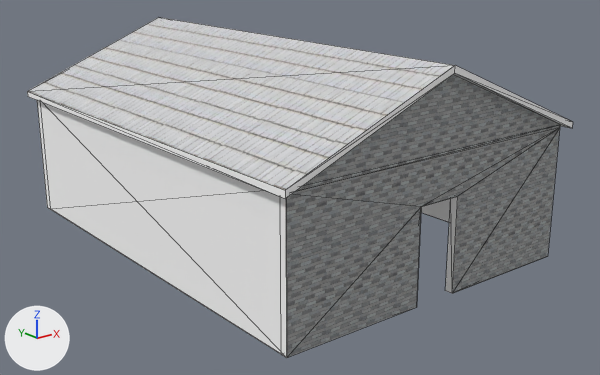
Renders of the COLLADA model models/housetest.dae from each side of a commit.
Before and after are seen from a 50 mm camera at (-5.63, -10.97, 8.33) aimed at (8.21, 6.33, 1.41). Lighting does not change. The marker at lower left points along +X, +Y and +Z. Mesh edges are drawn as thin lines. Where no turn or scale is listed for an object, it has been applied to the vertices. Vertices at the same position are counted once.

The first picture shows 'SketchUp', 'group_0'.
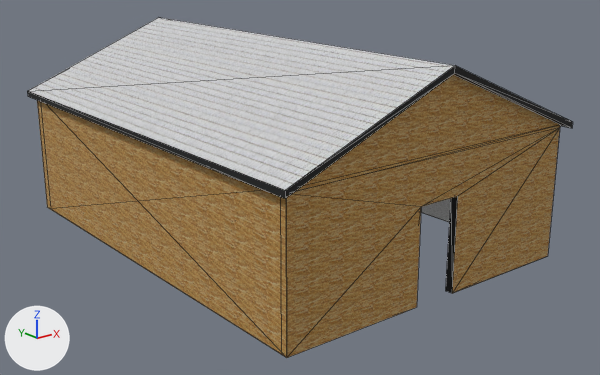
Pixel boxes [x1, y1, x2, y2] of what changed, in the pictures (600 x 375 px):
```json
{"object": "group_0", "change": "recoloured", "before": [286, 75, 560, 358], "after": [286, 75, 560, 358], "on screen": "grey to brown"}
{"part": 1, "of": "me_sketchup", "change": "cut back", "before": [37, 100, 287, 358], "after": [37, 100, 287, 358]}
{"part": 2, "of": "me_sketchup", "change": "surface changed", "before": [28, 18, 455, 190], "after": [28, 18, 455, 190], "on screen": "white to grey"}
{"part": 3, "of": "me_sketchup", "change": "recoloured", "before": [27, 65, 573, 293], "after": [27, 65, 573, 293], "on screen": "grey to black"}
{"part": 4, "of": "me_sketchup", "change": "recoloured", "before": [421, 198, 451, 222], "after": [421, 198, 451, 222]}
```

Scene script edits in JSON lines:
```json
{"op": "add", "block": "img_brick2_jpg", "code": ["img_brick2_jpg = load_image('brick2.jpg', 'housetest/brick2.jpg', 512, 256, 'sRGB')"]}
{"op": "add", "block": "img_black_jpg", "code": ["img_black_jpg = load_image('black.jpg', 'housetest/black.jpg', 512, 256, 'sRGB')"]}
{"op": "add", "block": "img_wall_jpg", "code": ["img_wall_jpg = load_image('wall.jpg', 'housetest/wall.jpg', 256, 512, 'sRGB')"]}
{"op": "add", "block": "mat_brick2", "code": ["mat_brick2 = principled_material('brick2')", "mat_brick2.texture = img_brick2_jpg", "mat_brick2.roughness = 0.9"]}
{"op": "add", "block": "mat_black", "code": ["mat_black = principled_material('black')", "mat_black.texture = img_black_jpg", "mat_black.roughness = 0.9"]}
{"op": "add", "block": "mat_wall", "code": ["mat_wall = principled_material('wall')", "mat_wall.texture = img_wall_jpg", "mat_wall.roughness = 0.9"]}
{"block": "me_sketchup", "where": "# used by ob_sketchup; location = (0.0, 0.0, 0.0)"}
{"op": "remove", "block": "me_sketchup", "code": "me_sketchup.from_pydata(...)  # 44 vertices, 75 faces; spans x 3.4..12.54, y 0.76..13.38, z 0.0..5.54"}
{"op": "add", "block": "me_sketchup", "code": "me_sketchup.from_pydata(...)  # 39 vertices, 62 faces; spans x 3.4..12.54, y 0.76..13.38, z 0.0..5.54"}
{"block": "me_sketchup", "change": "me_sketchup part 1"}
{"block": "me_sketchup", "change": "5 vertices are removed from x 3.59..12.35, y 0.99..13.38, z 3.49..3.57"}
{"block": "me_sketchup", "change": "20 faces are deleted"}
{"block": "me_sketchup", "change": "3 new faces join them, mat_black (picture img_black_jpg)"}
{"block": "me_sketchup", "change": "4 new faces join them, mat_brick2 (picture img_brick2_jpg)"}
{"block": "me_sketchup", "change": "me_sketchup part 2: 45 kept faces spanning x 3.4..12.54, y 0.76..13.38, z 0.0..5.54 get new texture (UV) coordinates"}
{"block": "me_sketchup", "change": "me_sketchup part 3: 29 faces spanning x 3.4..12.54, y 0.76..13.38, z 0.0..5.54 switch from mat_material (white #ffffff) to mat_black (picture img_black_jpg)"}
{"block": "me_sketchup", "change": "me_sketchup part 4: 12 faces spanning x 3.61..12.33, y 1.2..12.96, z 0.0..3.53 switch from mat_material (white #ffffff) to mat_wall (picture img_wall_jpg)"}
{"op": "remove", "block": "me_sketchup", "code": "me_sketchup.materials.append(mat_material_1)  # white #ffffff"}
{"op": "add", "block": "me_sketchup", "code": "me_sketchup.materials.append(mat_brick2)  # picture img_brick2_jpg"}
{"block": "me_group_0", "where": "me_group_0.from_pydata(...)  # 11 vertices, 9 faces; spans x 0.0..8.75, y 0.0, z 0.0..5.37"}
{"op": "remove", "block": "me_group_0", "code": "me_group_0.materials.append(mat_brick)  # picture img_brick_jpg"}
{"op": "add", "block": "me_group_0", "code": "me_group_0.materials.append(mat_brick2)  # picture img_brick2_jpg"}
```
